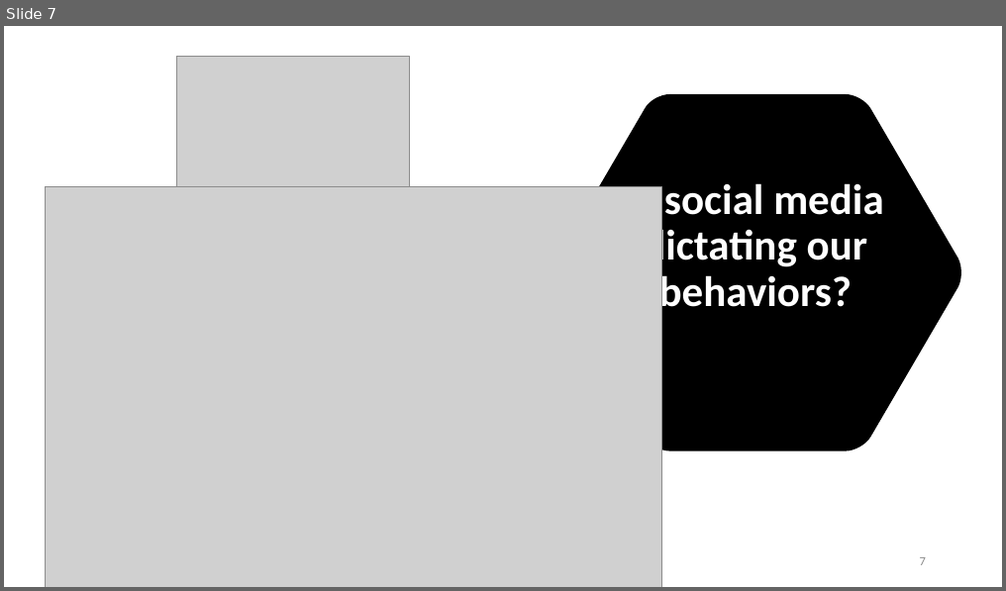
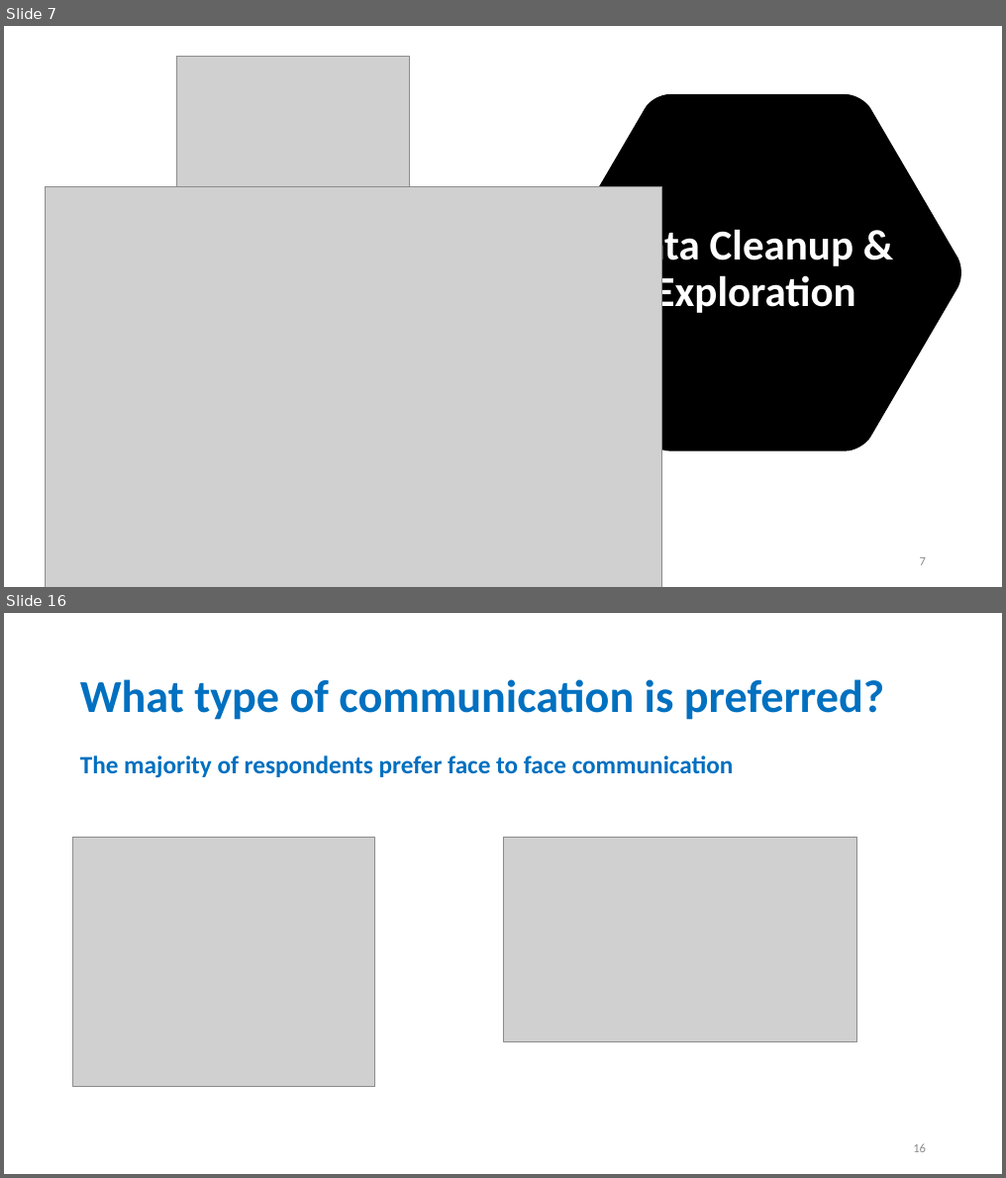
Before and after one commit to stephen823/Group_Project_1-How-Does-Social-Media-Impact-Our-Live, a slide deck: 002 - Deliverables/Social_Media_v0.01.pptx. Shown one above the other, each under a label of ours: slide 7 before the commit, slides 7 and 16 after it; the slides between them are not shown. The pictures are 1006x591 and 1006x1178 pixels, drawn with LibreOffice and Linux fonts; fonts in the diff are those of the drawing; grey boxes stand for pictures. Boxes give left, top, right and bottom in pixels: in the first picture for what was removed or moved away, otherwise in the second. Text is boxed around its words. In the diff, an @@ line names an element or a change of style, - is before the commit and + after.

```diff
--- a/002 - Deliverables/Social_Media_v0.01.pptx
+++ b/002 - Deliverables/Social_Media_v0.01.pptx
@@ slide 16 added at (4,613,1002,1174), background #FFFFFF @@
@@ title added at (80,679,884,720), 44 pt, text #0070C0, bold @@
+What type of communication is preferred?
@@ text added at (80,756,734,778), 24 pt, text #0070C0, bold @@
+The majority of respondents prefer face to face communication
@@ picture added at (73,838,375,1087) @@
@@ picture added at (503,838,857,1043) @@
@@ page number added at (913,1144,926,1153), 12 pt, text #8C8C8C @@
+16
@@ slide 7 changed as well @@
@@ title at (617,225,856,317): text changed @@
-Is social media dictating our behaviors?
+Data Cleanup & Exploration
```
Also in this commit, not shown: 4 other slides changed, 13 other slides added, 14 slides removed, 3 other files.
